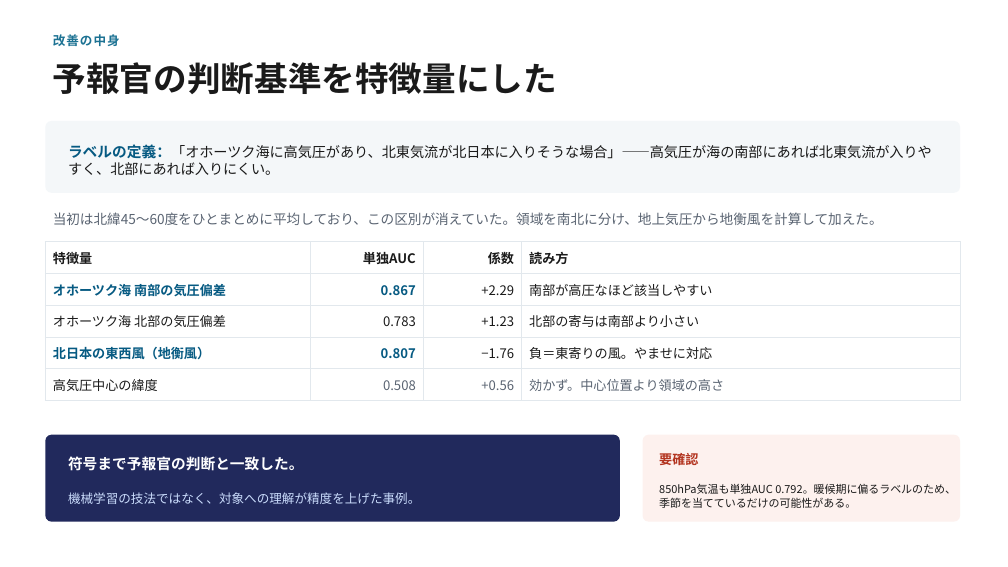
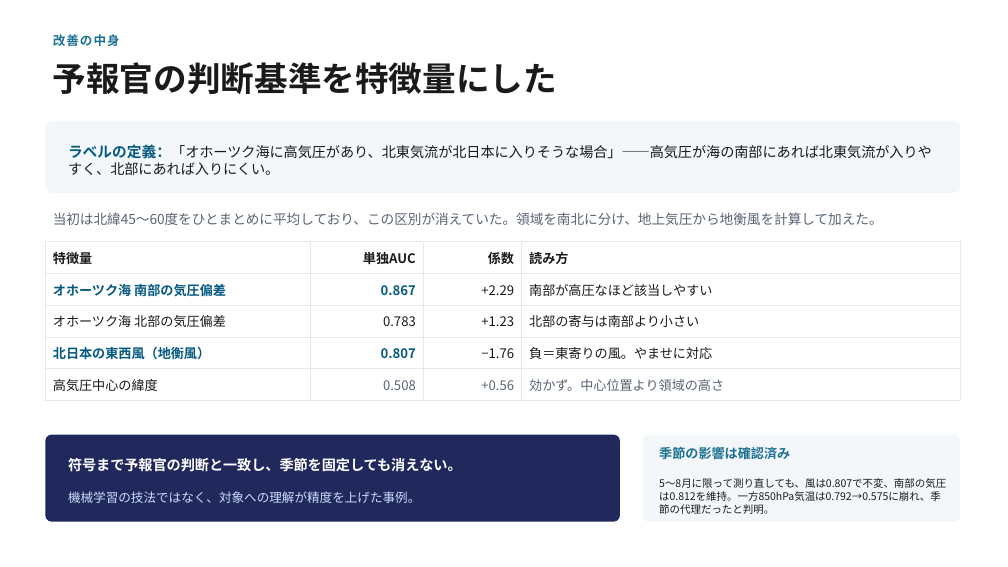
Before and after one commit to awg-yk/weather-pattern-classification, a slide deck: slide 9 of reports/進捗報告.pptx. Drawn at 1008x567 pixels with LibreOffice and Linux fonts; fonts in the diff are those of the drawing. Boxes give left, top, right and bottom in pixels: in the first picture for what was removed or moved away, otherwise in the second. Text is boxed around its words. In the diff, an @@ line names an element or a change of style, - is before the commit and + after.

```diff
--- a/reports/進捗報告.pptx
+++ b/reports/進捗報告.pptx
@@ rounded rectangle at [643,435,960,522]: fill #FDF1EE to #F4F7F9 @@
@@ text at [659,447,946,514]: text changed; size 10.5 to 10 pt @@
-要確認
-850hPa気温も単独AUC 0.792。暖候期に偏るラベルのため、季節を当てているだけの可能性がある。
+季節の影響は確認済み
+5〜8月に限って測り直しても、風は0.807で不変、南部の気圧は0.812を維持。一方850hPa気温は0.792→0.575に崩れ、季節の代理だったと判明。
@@ text at [68,458,462,472]: text changed; size 14 to 13.5 pt @@
-符号まで予報官の判断と一致した。
+符号まで予報官の判断と一致し、季節を固定しても消えない。
```
